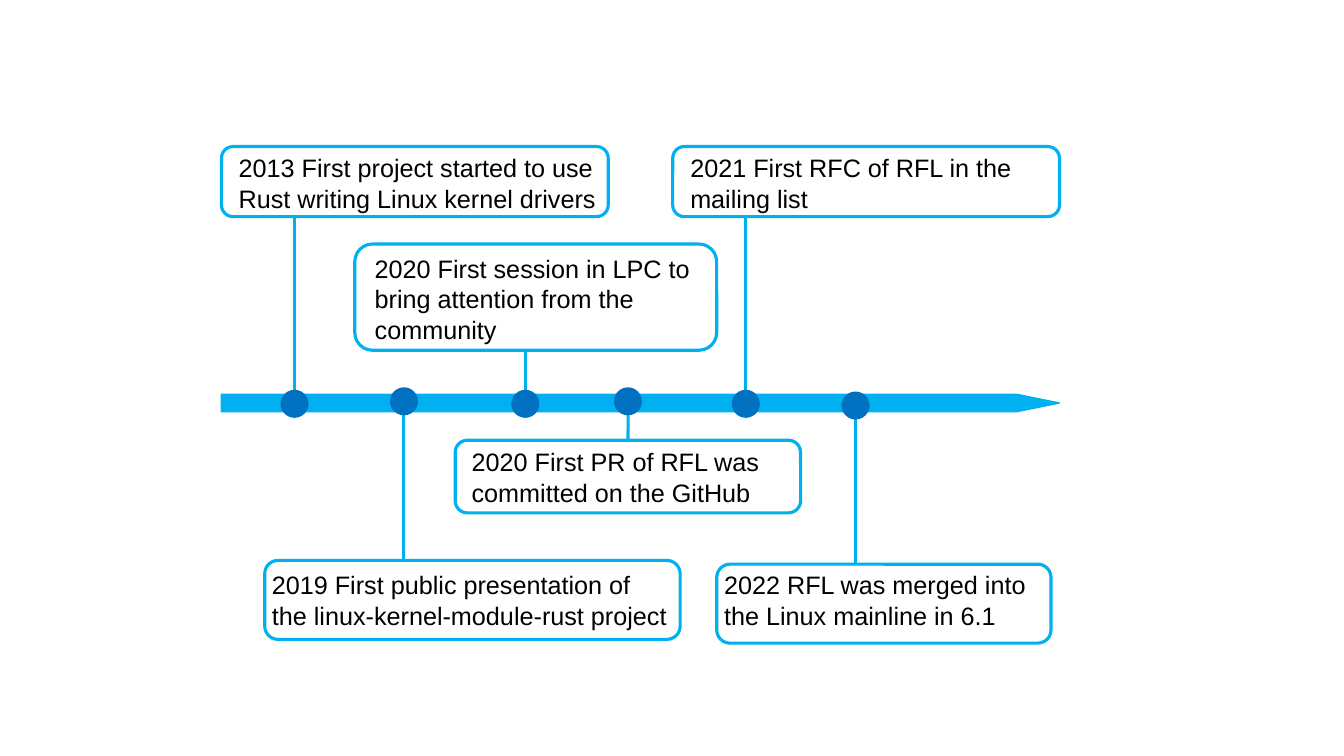
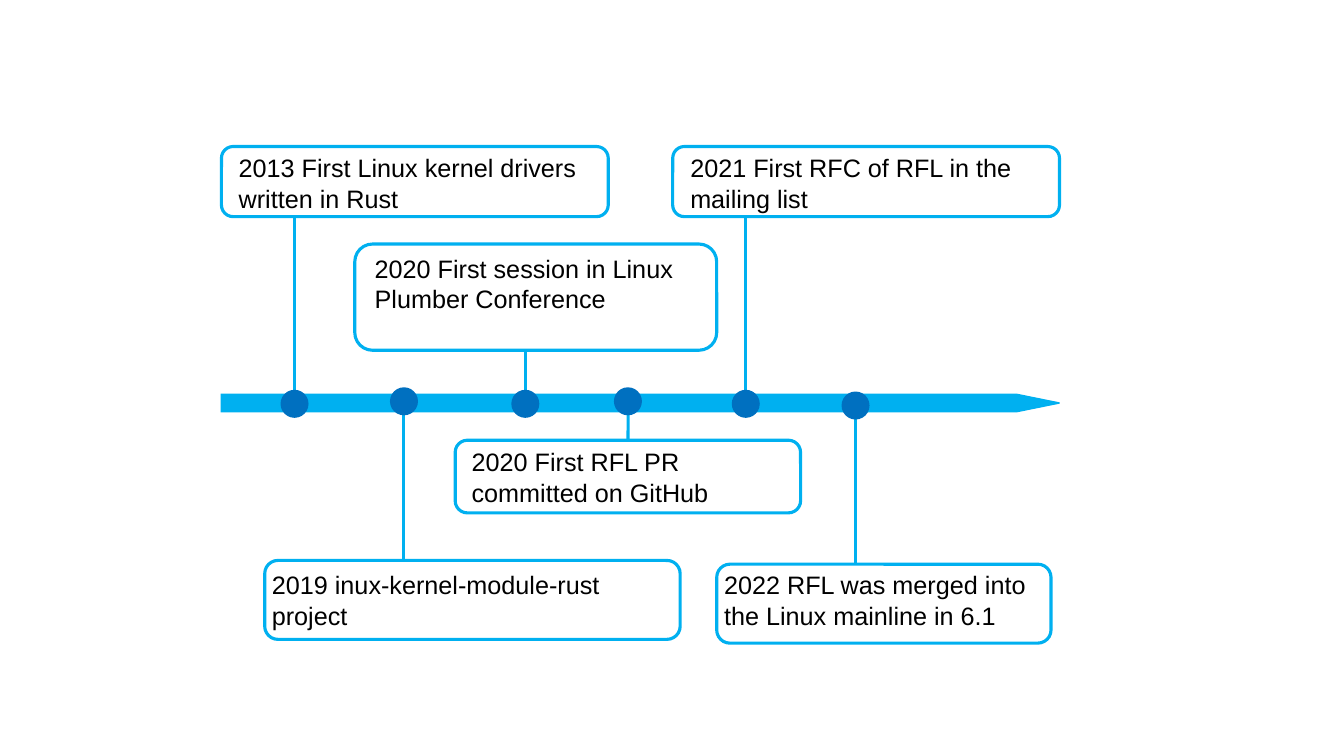
Before and after one commit to Richardhongyu/rfl_empirical_tools, a slide deck: slide 2 of figures_ppt/figure1.pptx (slide 1 before the commit). Drawn at 1344x756 pixels with LibreOffice and Linux fonts; fonts in the diff are those of the drawing. Boxes give left, top, right and bottom in pixels: in the first picture for what was removed or moved away, otherwise in the second. Text is boxed around its words. In the diff, an @@ line names an element or a change of style, - is before the commit and + after.

```diff
--- a/figures_ppt/figure1.pptx
+++ b/figures_ppt/figure1.pptx
@@ text at [239,158,576,209]: text changed @@
-2013 First project started to use Rust writing Linux kernel drivers
+2013 First Linux kernel drivers written in Rust
@@ text at [375,259,673,309]: text changed @@
-2020 First session in LPC to bring attention from the community
+2020 First session in Linux Plumber Conference
@@ text at [472,452,708,503]: text changed @@
-2020 First PR of RFL was committed on the GitHub
+2020 First RFL PR committed on GitHub
@@ text at [272,575,599,630]: text changed @@
-2019 First public presentation of the linux-kernel-module-rust project
+2019 inux-kernel-module-rust project
```
Also in this commit, not shown: 1 slide added, 1 other file.
